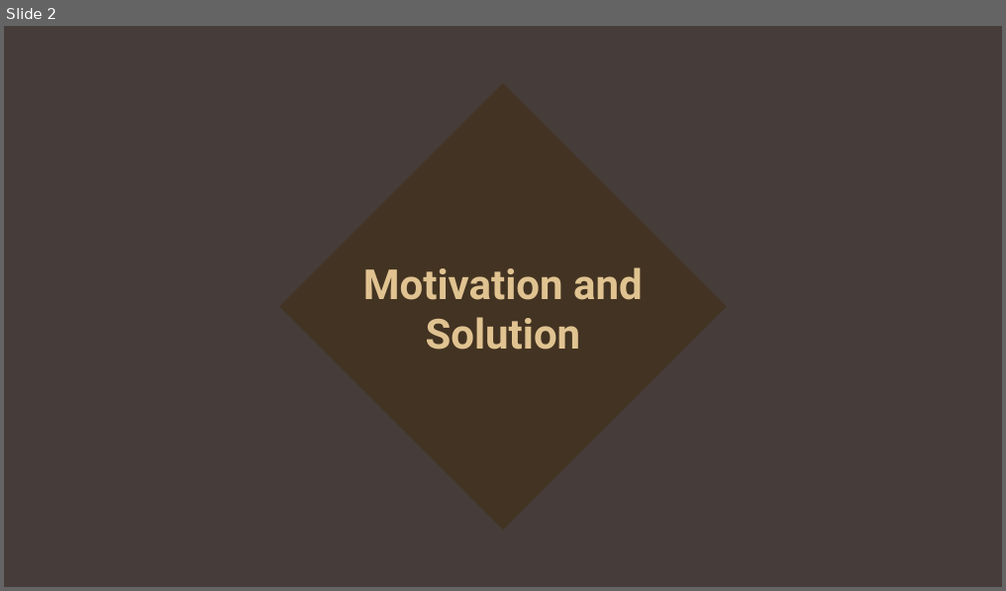
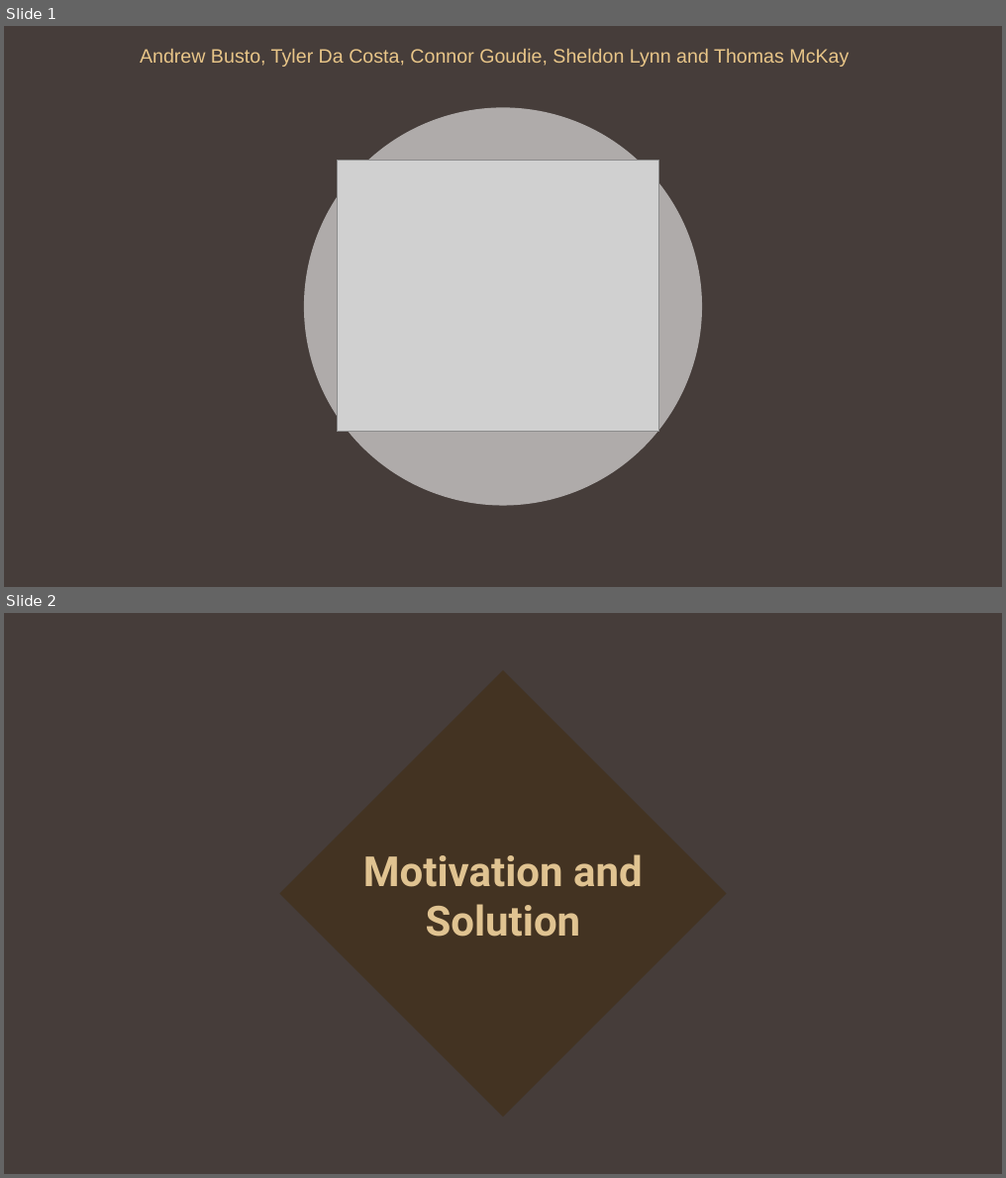
Before and after one commit to Arraggatis/Boneitis, a slide deck: Group_16_Presentation.pptx. Shown one above the other, each under a label of ours: slide 2 before the commit, slides 1 and 2 after it. The pictures are 1006x591 and 1006x1178 pixels, drawn with LibreOffice and Linux fonts; fonts in the diff are those of the drawing; grey boxes stand for pictures; background and template pictures are left out; a plain dark background stands for a picture behind light text. Boxes give left, top, right and bottom in pixels: in the first picture for what was removed or moved away, otherwise in the second. Text is boxed around its words. In the diff, an @@ line names an element or a change of style, - is before the commit and + after.

```diff
--- a/Group_16_Presentation.pptx
+++ b/Group_16_Presentation.pptx
@@ slide 1 added at bbox=[4, 26, 1002, 587], background picture (left out); not listed: 1 template element that a slide beside it also shows @@
@@ text added at bbox=[140, 49, 848, 67], 14 pt, text #E8C588 @@
+Andrew Busto, Tyler Da Costa, Connor Goudie, Sheldon Lynn and Thomas McKay
@@ ellipse added at bbox=[304, 108, 703, 506], fill #FFFFFF at 57% opacity @@
@@ picture added at bbox=[337, 161, 658, 432] @@
```
Also in this commit, not shown: 3 slides changed, 1 slide removed.
